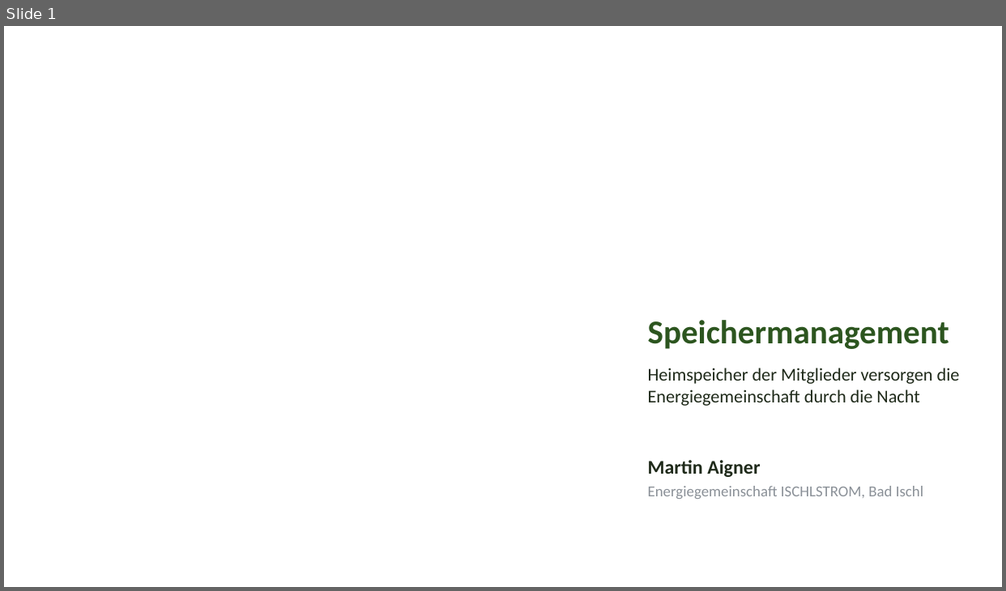
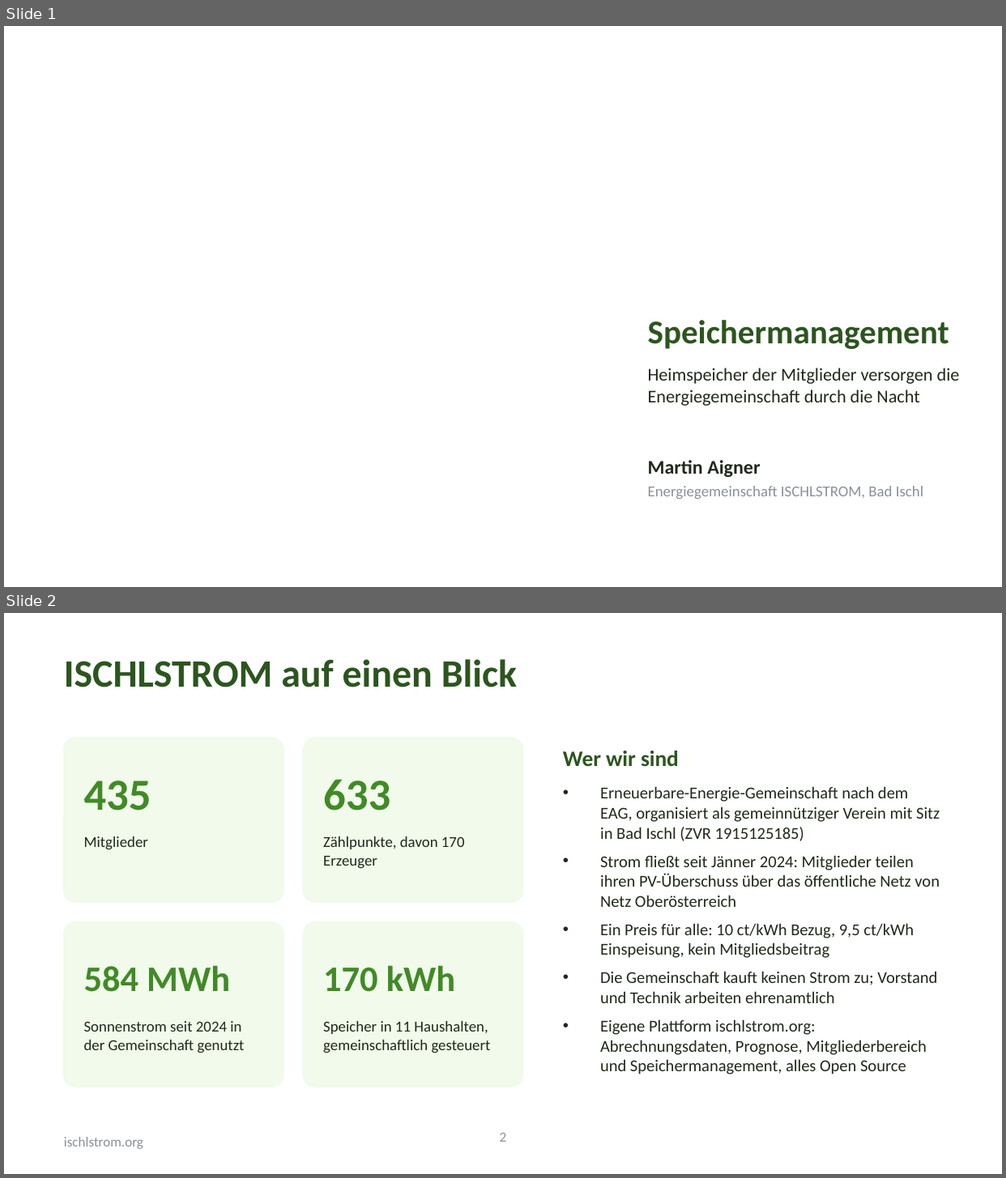
Before and after one commit to maigner/Energiegemeinschaft, a slide deck: docs/grafiken/speichermanagement/speichermanagement-whiteboards.pptx. Shown one above the other, each under a label of ours: slide 1 before the commit, slides 1 and 2 after it. The pictures are 1006x591 and 1006x1178 pixels, drawn with LibreOffice and Linux fonts; fonts in the diff are those of the drawing; background and template pictures are left out. Boxes give left, top, right and bottom in pixels: in the first picture for what was removed or moved away, otherwise in the second. Text is boxed around its words. In the diff, an @@ line names an element or a change of style, - is before the commit and + after.

Commit message:
docs: Folie ISCHLSTROM auf einen Blick mit Kennzahlen

```diff
--- a/docs/grafiken/speichermanagement/speichermanagement-whiteboards.pptx
+++ b/docs/grafiken/speichermanagement/speichermanagement-whiteboards.pptx
@@ slide 2 added at (4, 613, 1002, 1174), background #FFFFFF @@
@@ title added at (64, 659, 517, 688), 28 pt, text #2C551F, bold @@
+ISCHLSTROM auf einen Blick
@@ rounded rectangle added at (64, 738, 283, 902), fill #F1FAEB, outline #F1FAEB 1 pt @@
@@ rounded rectangle added at (304, 738, 523, 902), fill #F1FAEB, outline #F1FAEB 1 pt @@
@@ text added at (563, 750, 679, 766), 16 pt, text #2C551F, bold @@
+Wer wir sind
@@ text added at (84, 781, 151, 811), 32 pt, text #418A26, bold @@
+435
@@ text added at (323, 779, 390, 811), 32 pt, text #418A26, bold @@
+633
@@ text added at (600, 786, 940, 1075), 12 pt, text #1F2A1A @@
+• Erneuerbare-Energie-Gemeinschaft nach dem EAG, organisiert als gemeinnütziger Verein mit Sitz in Bad Ischl (ZVR 1915125185)
+• Strom fließt seit Jänner 2024: Mitglieder teilen ihren PV-Überschuss über das öffentliche Netz von Netz Oberösterreich
+• Ein Preis für alle: 10 ct/kWh Bezug, 9,5 ct/kWh Einspeisung, kein Mitgliedsbeitrag
+• Die Gemeinschaft kauft keinen Strom zu; Vorstand und Technik arbeiten ehrenamtlich
+• Eigene Plattform ischlstrom.org: Abrechnungsdaten, Prognose, Mitgliederbereich und Speichermanagement, alles Open Source
@@ text added at (84, 837, 148, 850), 11 pt, text #1F2A1A @@
+Mitglieder
@@ text added at (323, 837, 465, 869), 11 pt, text #1F2A1A @@
+Zählpunkte, davon 170 Erzeuger
@@ rounded rectangle added at (64, 922, 283, 1087), fill #F1FAEB, outline #F1FAEB 1 pt @@
@@ rounded rectangle added at (304, 922, 523, 1087), fill #F1FAEB, outline #F1FAEB 1 pt @@
@@ text added at (84, 965, 230, 992), 26 pt, text #418A26, bold @@
+584 MWh
@@ text added at (323, 965, 455, 992), 26 pt, text #418A26, bold @@
+170 kWh
@@ text added at (84, 1021, 245, 1054), 11 pt, text #1F2A1A @@
+Sonnenstrom seit 2024 in der Gemeinschaft genutzt
@@ text added at (323, 1021, 491, 1054), 11 pt, text #1F2A1A @@
+Speicher in 11 Haushalten, gemeinschaftlich gesteuert
@@ text added at (64, 1137, 143, 1149), 10 pt, text #8A9097 @@
+ischlstrom.org
@@ page number added at (500, 1133, 507, 1142), 10 pt, text #8A9097 @@
+2
```
Also in this commit, not shown: 1 other file.
